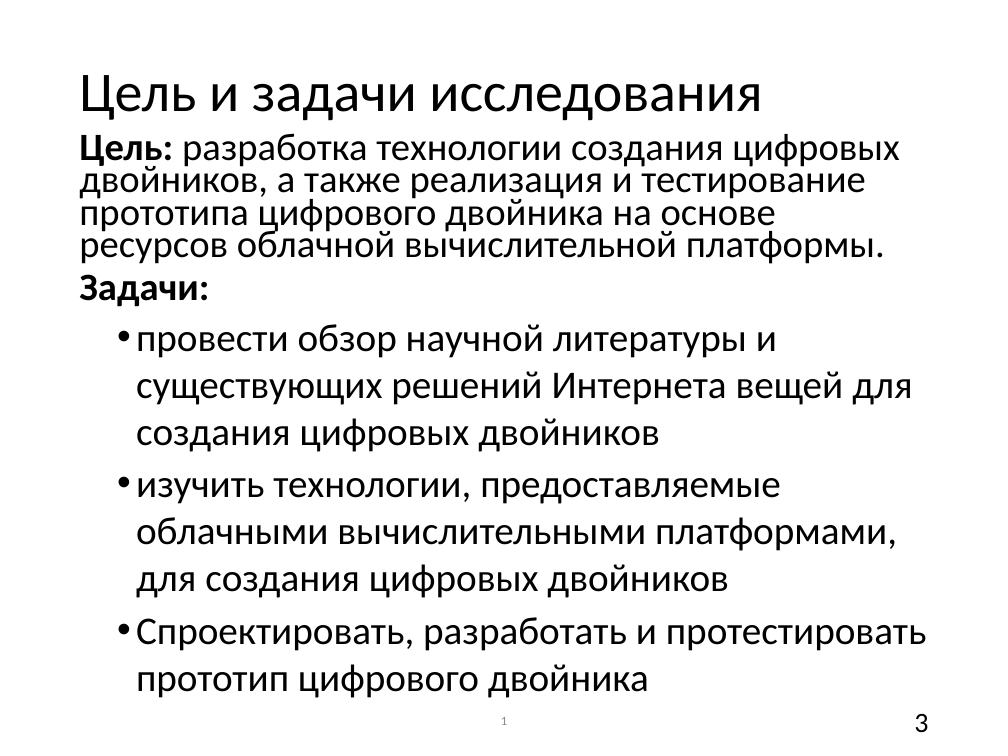
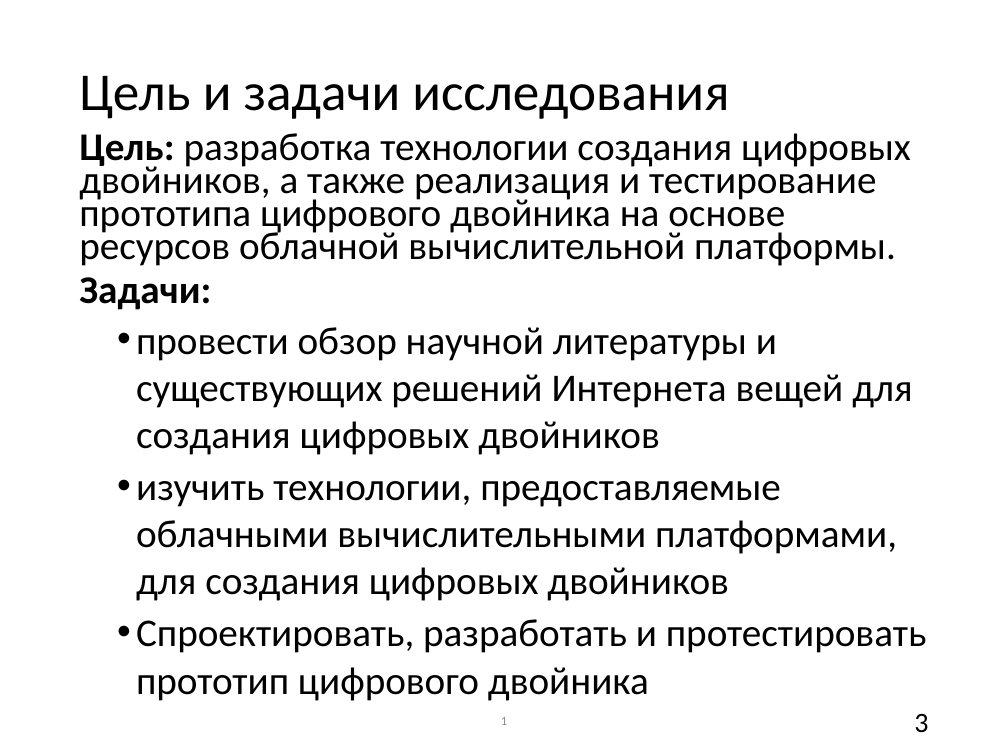
Before and after one commit to rstslv/Twin, a slide deck: slide 3 of doc/ВКР/презентация.pptx. Drawn at 1008x756 pixels with LibreOffice and Linux fonts; fonts in the diff are those of the drawing. Boxes give left, top, right and bottom in pixels: in the first picture for what was removed or moved away, otherwise in the second. Text is boxed around its words. In the diff, an @@ line names an element or a change of style, - is before the commit and + after.

```diff
--- a/doc/ВКР/презентация.pptx
+++ b/doc/ВКР/презентация.pptx
@@ title "Цель и задачи исследования" at (79, 76, 729, 119): size 40 to 38 pt @@
@@ text at (79, 133, 911, 310): size 27.6 to 28 pt in "Цель: разработка технологии создания цифровых двойников, а ...", "Задачи:" @@
```
Also in this commit, not shown: 17 other slides changed, 2 other files.
